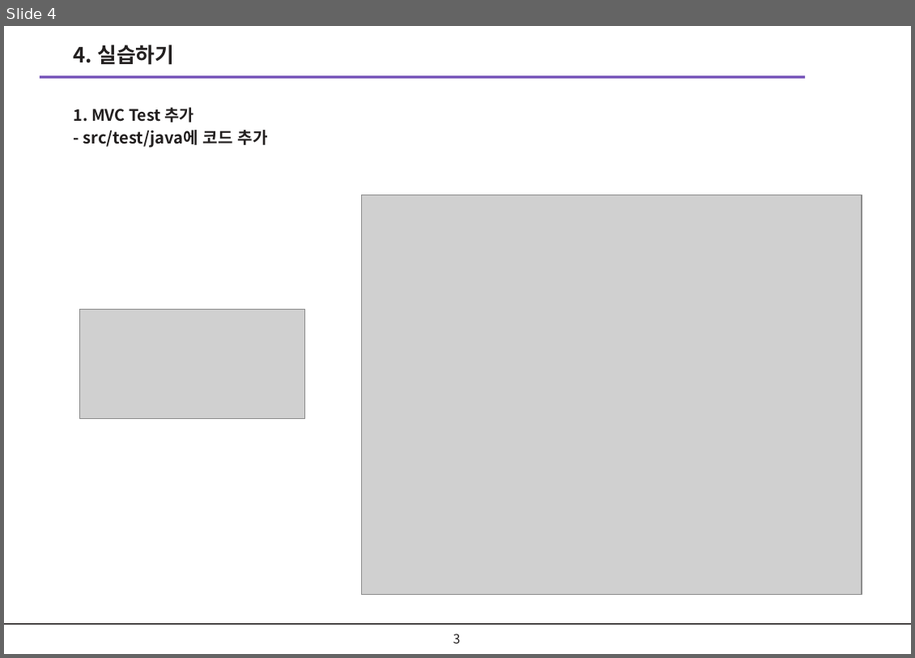
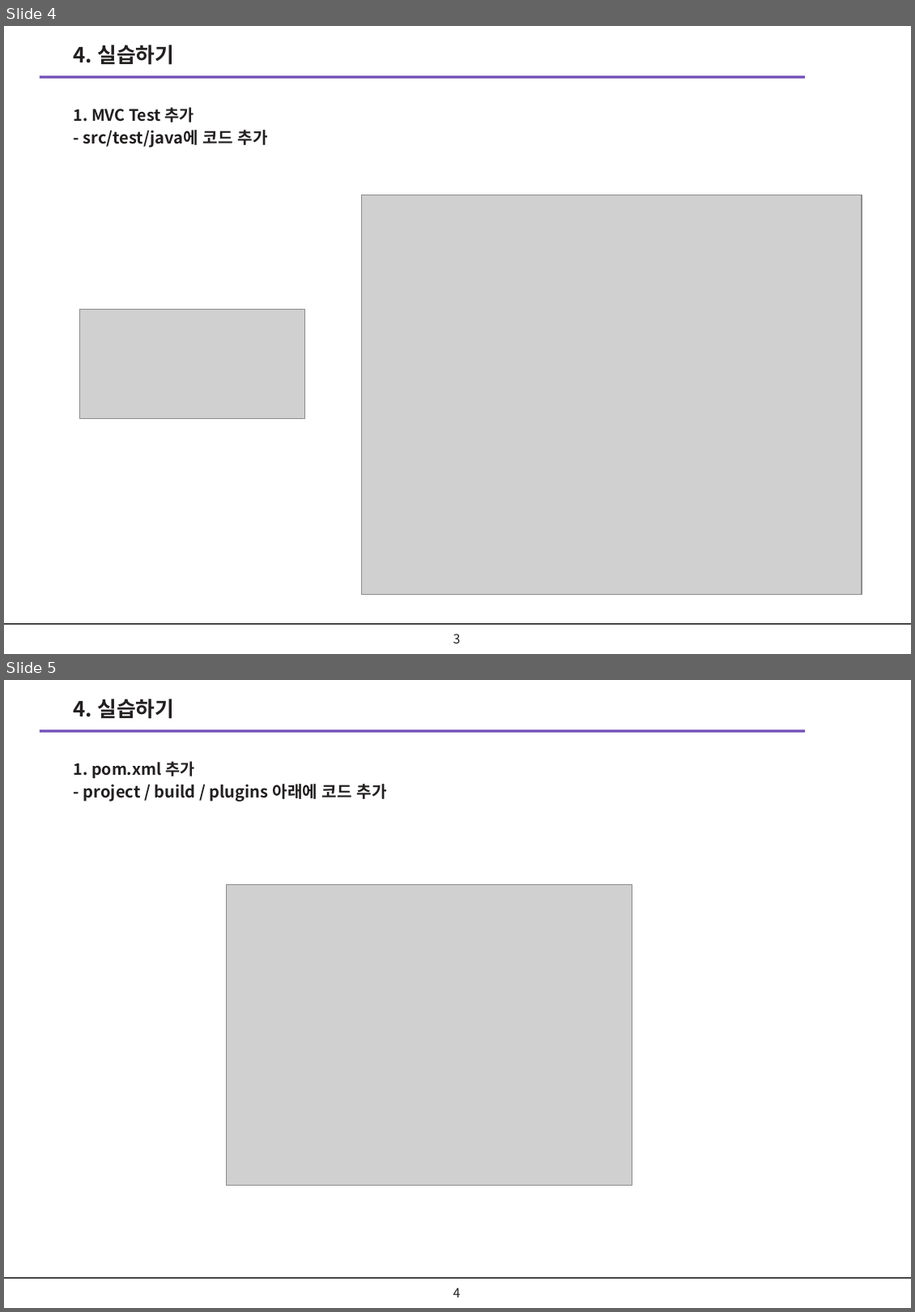
Before and after one commit to noheul1030/KOPO-Spring, a slide deck: KOPO-Spring(윤교수님)/스프링(v2023)/스프링_4강 junit test.pptx. Shown one above the other, each under a label of ours: slide 4 before the commit, slides 4 and 5 after it. The pictures are 915x658 and 915x1312 pixels, drawn with LibreOffice and Linux fonts; fonts in the diff are those of the drawing; grey boxes stand for pictures; background and template pictures are left out. Boxes give left, top, right and bottom in pixels: in the first picture for what was removed or moved away, otherwise in the second. Text is boxed around its words. In the diff, an @@ line names an element or a change of style, - is before the commit and + after.

```diff
--- a/KOPO-Spring(윤교수님)/스프링(v2023)/스프링_4강 junit test.pptx
+++ b/KOPO-Spring(윤교수님)/스프링(v2023)/스프링_4강 junit test.pptx
@@ slide 5 added at <box>4,680,911,1308</box>, background #FFFFFF; not listed: 2 template elements that a slide beside it also shows @@
@@ text added at <box>74,699,174,719</box>, 18 pt, text #221F1F, bold @@
+4. 실습하기
@@ text added at <box>74,761,387,802</box>, 14 pt, text #221F1F, bold @@
+1. pom.xml 추가
+- project / build / plugins 아래에 코드 추가
@@ picture added at <box>226,885,633,1186</box> @@
@@ page number added at <box>454,1288,461,1297</box>, 11 pt, text #221F1F @@
+4
```
Also in this commit, not shown: 2 other slides added, 16 other files.
